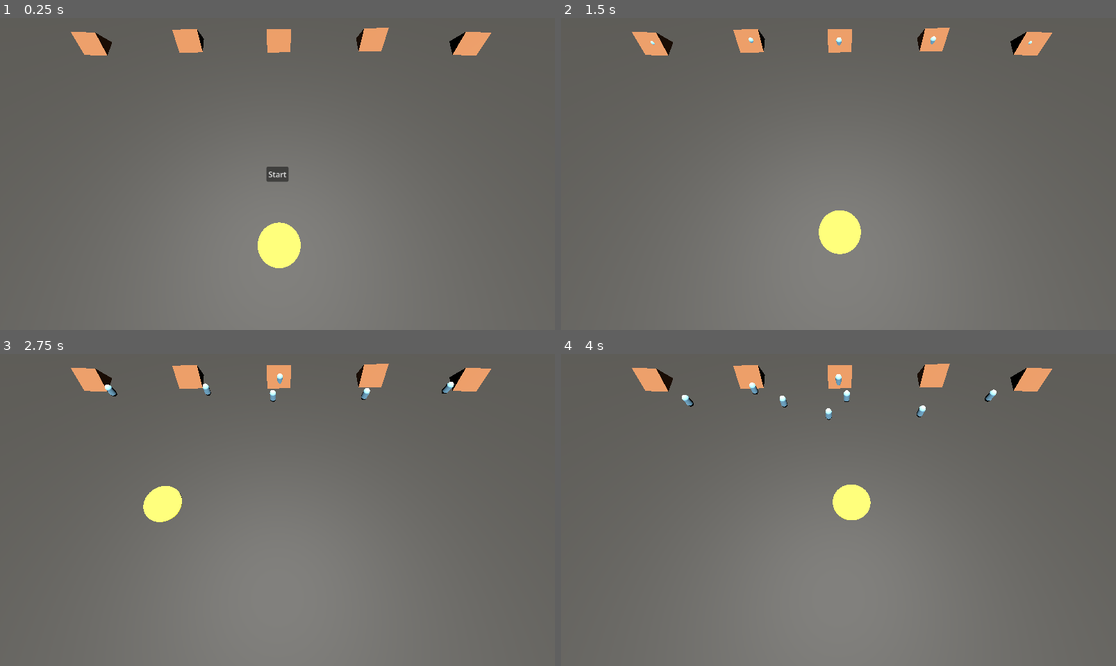
Above: before the commit, frames 1-4 (two rows, left to right).
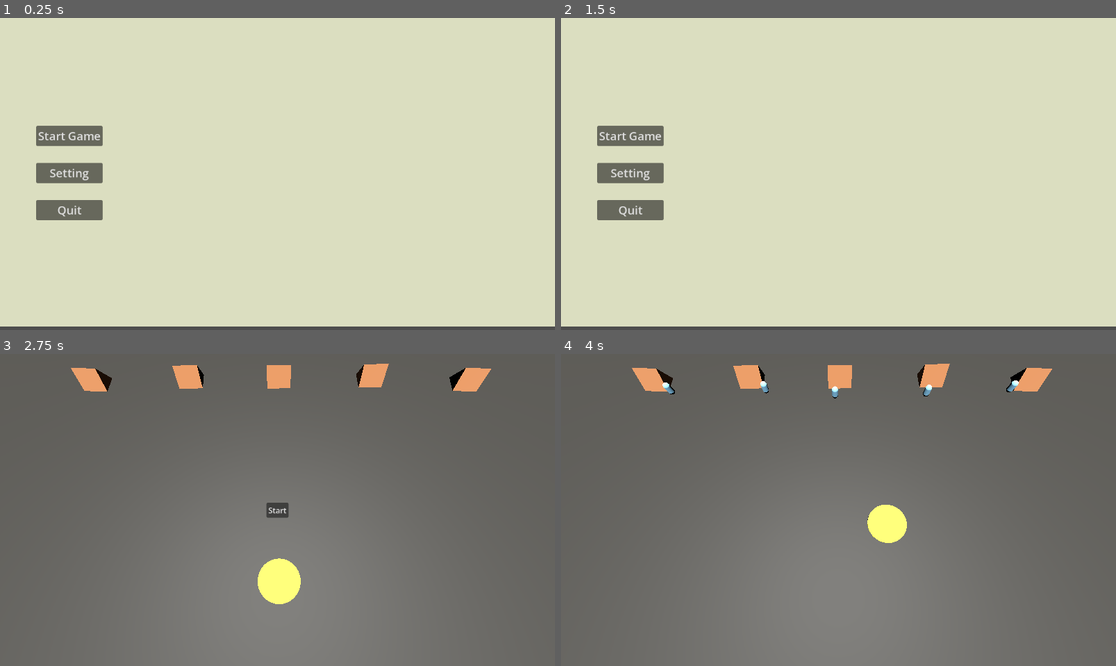
Above: after the commit, the same moments.

Repository: KgHtetNaing/sun_is_watching
Game: Godot game, scene res://scenes/main_menu.tscn
Two runs of this game, one before a commit and one after it. Both use one fixed random seed, a clock stepped at 60 frames per second and the inputs below. Before the commit the project starts from res://scenes/main_scene.tscn. The engine's default icon, where the game draws it, is replaced by a stand-in: a white triangle on a blue panel in a dark square.
Inputs (mouse positions are in pixels of both pictures, inside the frame that each line leads up to):
- Up to frame 1 (0.25 s): no input
- Up to frame 2 (1.5 s): click (627, 174) at 0.5 s, where only the run after the commit has a clickable "Setting"; click (838, 174) at 1.25 s, where only the run before the commit has a clickable "Start"
- Up to frame 3 (2.75 s): click (66, 472) at 2 s, where only the run after the commit has a clickable "Start Game"
- Up to frame 4 (4 s): click (838, 510) at 2.75 s, where only the run after the commit has a clickable "Start"; tap Enter (ui_accept) at 3.5, 3.77 s; move the mouse to (960, 494) at 3.52 s

The runs differ from the first frame. In frame 1, 98% of the frame differs, in the area x 0-100%, y 0-100%; in frame 2, 98%; in frame 3, 1.9%; in frame 4, 1.8%.

Commit message:
Main Menu

Diff:
--- a/project.godot
+++ b/project.godot
@@ -11,7 +11,7 @@
 [application]
 
 config/name="sun_is_watching"
-run/main_scene="uid://bakghp62hgoue"
+run/main_scene="uid://cxcwvmdnls5d7"
 config/features=PackedStringArray("4.6", "GL Compatibility")
 config/icon="res://icon.svg"
 
--- /dev/null
+++ b/scenes/main_menu.gd
@@ -0,0 +1,5 @@
+extends Control
+
+
+func _on_start_game_pressed() -> void:
+	get_tree().change_scene_to_file("res://scenes/main_scene.tscn")
--- /dev/null
+++ b/scenes/main_menu.tscn
@@ -0,0 +1,48 @@
+[gd_scene format=3 uid="uid://cxcwvmdnls5d7"]
+
+[ext_resource type="Script" uid="uid://dyb1auwsdrlul" path="res://scenes/main_menu.gd" id="1_l6cm7"]
+
+[node name="Main_menu" type="Control" unique_id=215569818]
+layout_mode = 3
+anchors_preset = 15
+anchor_right = 1.0
+anchor_bottom = 1.0
+grow_horizontal = 2
+grow_vertical = 2
+script = ExtResource("1_l6cm7")
+
+[node name="ColorRect" type="ColorRect" parent="." unique_id=1428764637]
+layout_mode = 0
+offset_right = 1154.0
+offset_bottom = 641.0
+color = Color(0.85882354, 0.87058824, 0.7529412, 1)
+
+[node name="CenterContainer" type="CenterContainer" parent="ColorRect" unique_id=480637296]
+layout_mode = 0
+offset_right = 288.0
+offset_bottom = 645.0
+
+[node name="VBoxContainer" type="VBoxContainer" parent="ColorRect/CenterContainer" unique_id=236424911]
+layout_mode = 2
+theme_override_constants/separation = 35
+
+[node name="Start Game" type="Button" parent="ColorRect/CenterContainer/VBoxContainer" unique_id=1269828103]
+layout_mode = 2
+theme_override_constants/h_separation = 0
+theme_override_font_sizes/font_size = 24
+text = "Start Game"
+
+[node name="Setting" type="Button" parent="ColorRect/CenterContainer/VBoxContainer" unique_id=2090453887]
+layout_mode = 2
+theme_override_constants/h_separation = 0
+theme_override_font_sizes/font_size = 24
+text = "Setting
+"
+
+[node name="Quit" type="Button" parent="ColorRect/CenterContainer/VBoxContainer" unique_id=1561899545]
+layout_mode = 2
+theme_override_constants/h_separation = 0
+theme_override_font_sizes/font_size = 24
+text = "Quit"
+
+[connection signal="pressed" from="ColorRect/CenterContainer/VBoxContainer/Start Game" to="." method="_on_start_game_pressed"]
Not shown, added: scenes/main_menu.gd.uid
